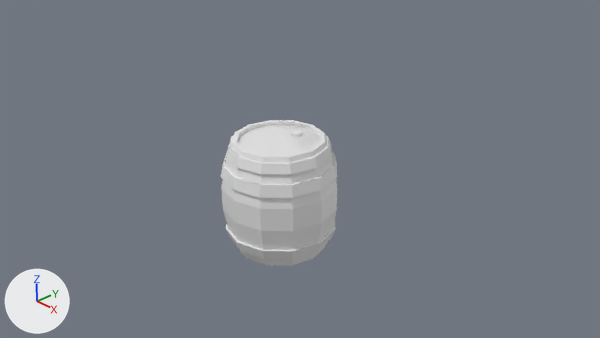
Before and after pictures for a commit that changed the Blender file Assets/Barrel/ClosedBarrel.blend.
Both versions are drawn from the file's camera 'Camera'. Lighting does not change. The marker at lower left points along +X, +Y and +Z. The same objects are shown in both versions, whatever each file hides.

Script lines for the objects in view, before the commit:
```python
me_cylinder = bpy.data.meshes.new('Cylinder')
me_cylinder.from_pydata(...)  # 216 vertices, 205 faces; spans x -1.0..1.0, y -1.0..1.0, z -1.0..1.0
me_cylinder_001 = bpy.data.meshes.new('Cylinder.001')
me_cylinder_001.from_pydata(...)  # 228 vertices, 213 faces; spans x -9.0..9.0, y -12.6..5.5, z -16.9..1.1
ob_cylinder = bpy.data.objects.new('Cylinder', me_cylinder)
ob_cylinder.location = (0.0, 0.0, 0.0)
ob_cylinder_001 = bpy.data.objects.new('Cylinder.001', me_cylinder_001)
ob_cylinder_001.location = (0.0, 0.39, 0.87)
ob_cylinder_001.scale = (0.111, 0.111, 0.111)
```
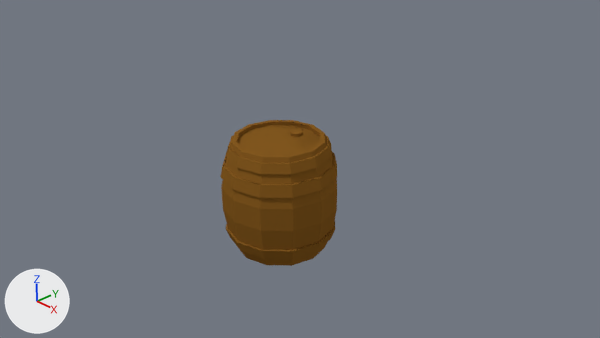
Changed parts and their boxes [x1, y1, x2, y2] in the pictures (600 x 338 px):
```json
{"object": "Cylinder", "change": "recoloured", "before": [221, 120, 337, 266], "after": [221, 120, 337, 266], "on screen": "grey to brown"}
{"object": "Cylinder.001", "change": "recoloured", "before": [223, 122, 335, 251], "after": [223, 122, 335, 251], "on screen": "white to brown"}
```

Scene script edits in JSON lines:
```json
{"op": "add", "block": "mat_material", "code": ["mat_material = diffuse_material('Material')", "mat_material.base_color = (0.233, 0.101, 0.0145)  # brown #855920"]}
{"block": "me_cylinder_001", "where": "me_cylinder_001.from_pydata(...)  # 228 vertices, 213 faces; spans x -9.0..9.0, y -12.6..5.5, z -16.9..1.1"}
{"op": "add", "block": "me_cylinder_001", "code": "me_cylinder_001.materials.append(mat_material)  # brown #855920"}
{"block": "me_cylinder", "where": "me_cylinder.from_pydata(...)  # 216 vertices, 205 faces; spans x -1.0..1.0, y -1.0..1.0, z -1.0..1.0"}
{"op": "add", "block": "me_cylinder", "code": "me_cylinder.materials.append(mat_material)  # brown #855920"}
```
